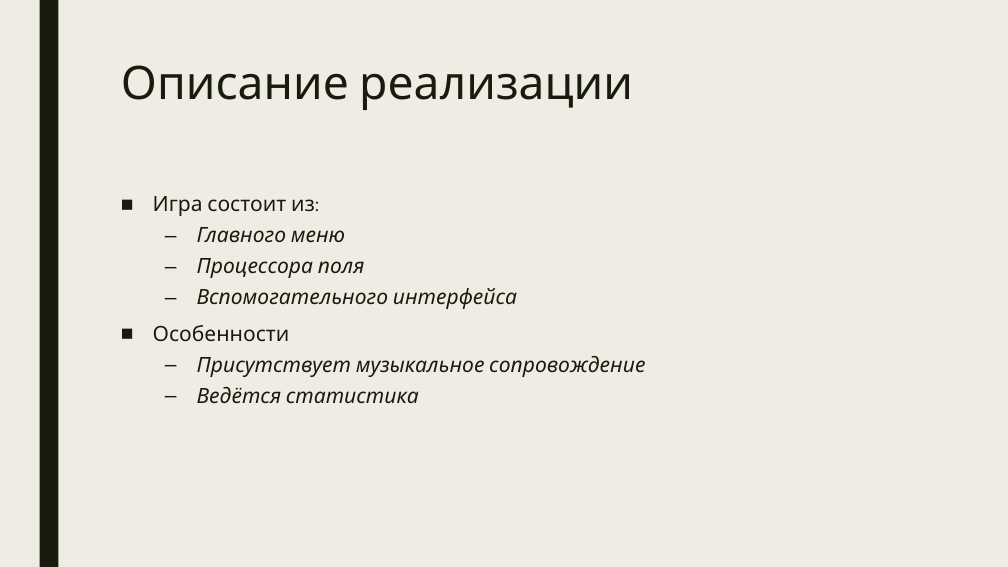
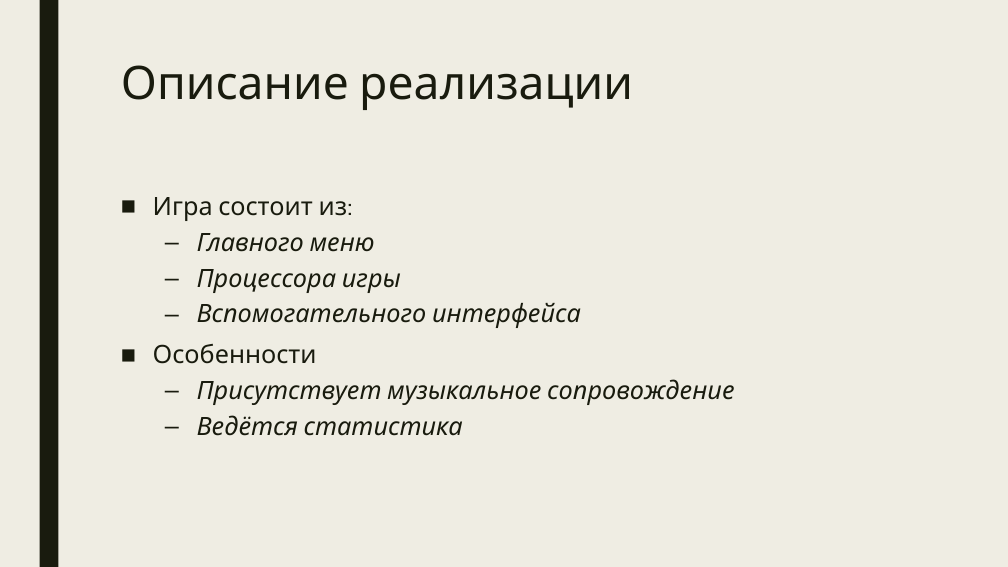
Before and after one commit to emerikko/Tetris, a slide deck: slide 3 of Tetris.pptx. Drawn at 1008x567 pixels with LibreOffice and Linux fonts; fonts in the diff are those of the drawing. Boxes give left, top, right and bottom in pixels: in the first picture for what was removed or moved away, otherwise in the second. Text is boxed around its words. In the diff, an @@ line names an element or a change of style, - is before the commit and + after.

```diff
--- a/Tetris.pptx
+++ b/Tetris.pptx
@@ text at <box>153,197,734,436</box>: size 20 to 24 pt in "Игра состоит из:", "Главного меню", "Вспомогательного интерфейса", "Особенности" and 2 more places @@
@@ text at <box>197,269,401,293</box>: text changed; size 20 to 24 pt @@
-  – Процессора поля
+  – Процессора игры
```
Also in this commit, not shown: 6 other slides changed, 1 slide added.
